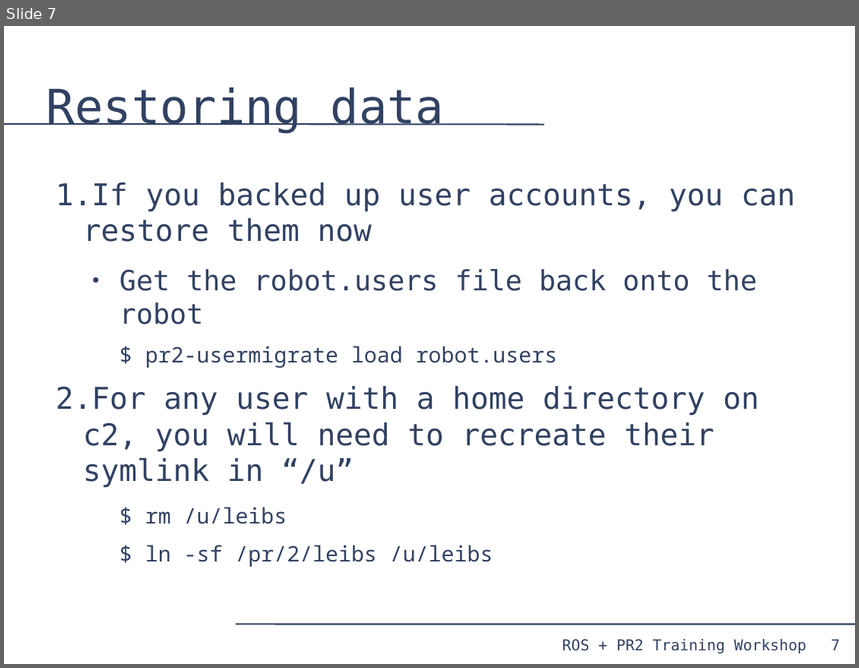
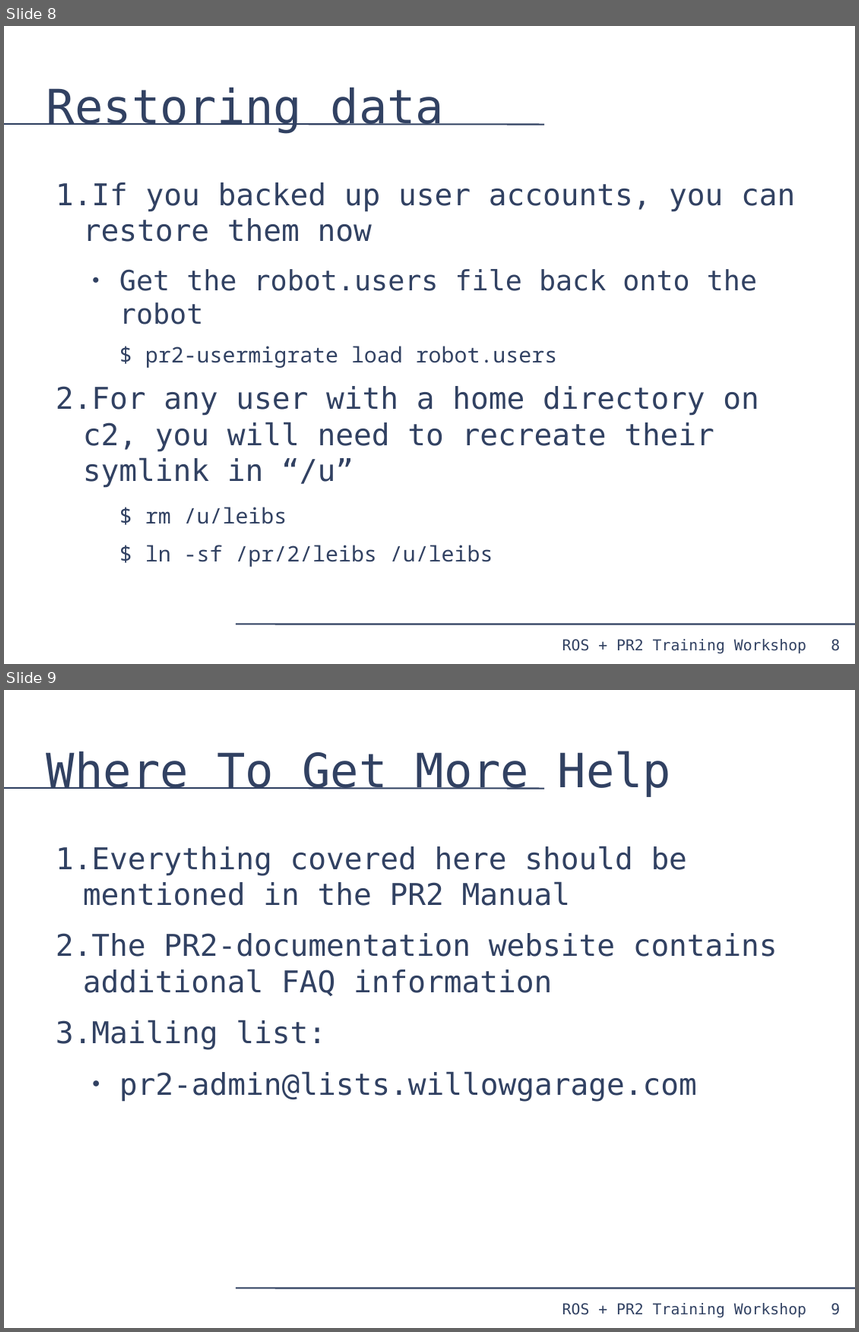
Before and after one commit to PR2/pr2_docs, a slide deck: pr2_training_workshop/reinstalling_pr2/reinstall.odp. Shown one above the other, each under a label of ours: slide 7 before the commit, slides 8 and 9 after it. The pictures are 859x668 and 859x1332 pixels, drawn with LibreOffice and Linux fonts; fonts in the diff are those of the drawing. Boxes give left, top, right and bottom in pixels: in the first picture for what was removed or moved away, otherwise in the second. Text is boxed around its words. In the diff, an @@ line names an element or a change of style, - is before the commit and + after.

```diff
--- a/pr2_training_workshop/reinstalling_pr2/reinstall.odp
+++ b/pr2_training_workshop/reinstalling_pr2/reinstall.odp
@@ slide 9 added at (4, 690, 855, 1328), background #FFFFFF; not listed: 4 template elements that a slide beside it also shows @@
@@ title added at (47, 751, 671, 797), 44 pt, text #314162 @@
+Where To Get More Help
@@ text added at (56, 846, 778, 1102), 28 pt, text #314162 @@
+1. Everything covered here should be mentioned in the PR2 Manual
+2. The PR2-documentation website contains additional FAQ information
+3. Mailing list:
+  ● pr2-admin@lists.willowgarage.com
@@ what was slide 7 is now slide 8 @@
@@ page number at (831, 639, 840, 651): text changed @@
-7
+8
```
Also in this commit, not shown: 4 slides changed, 1 other slide added, 2 other files.
